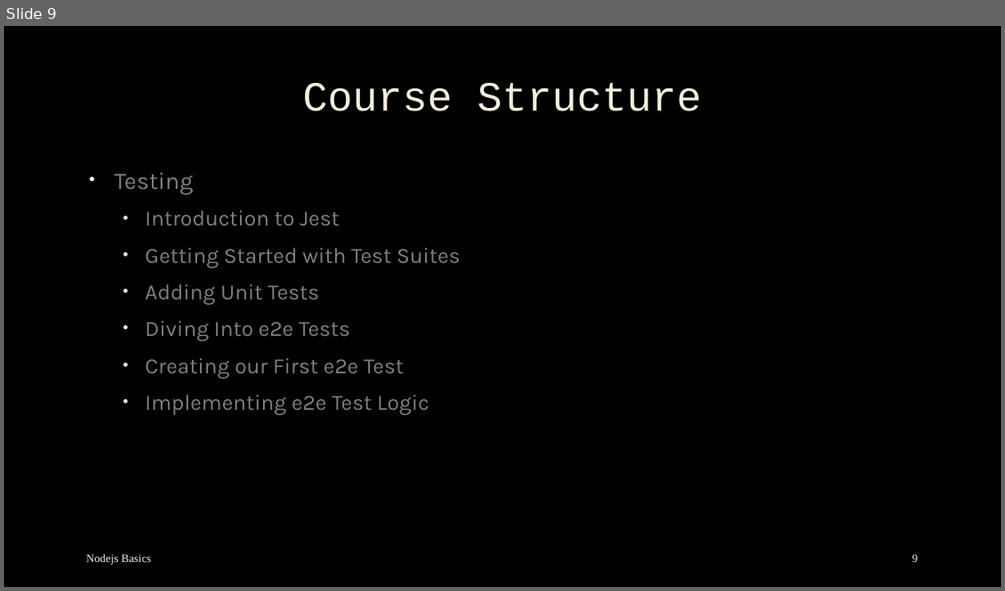
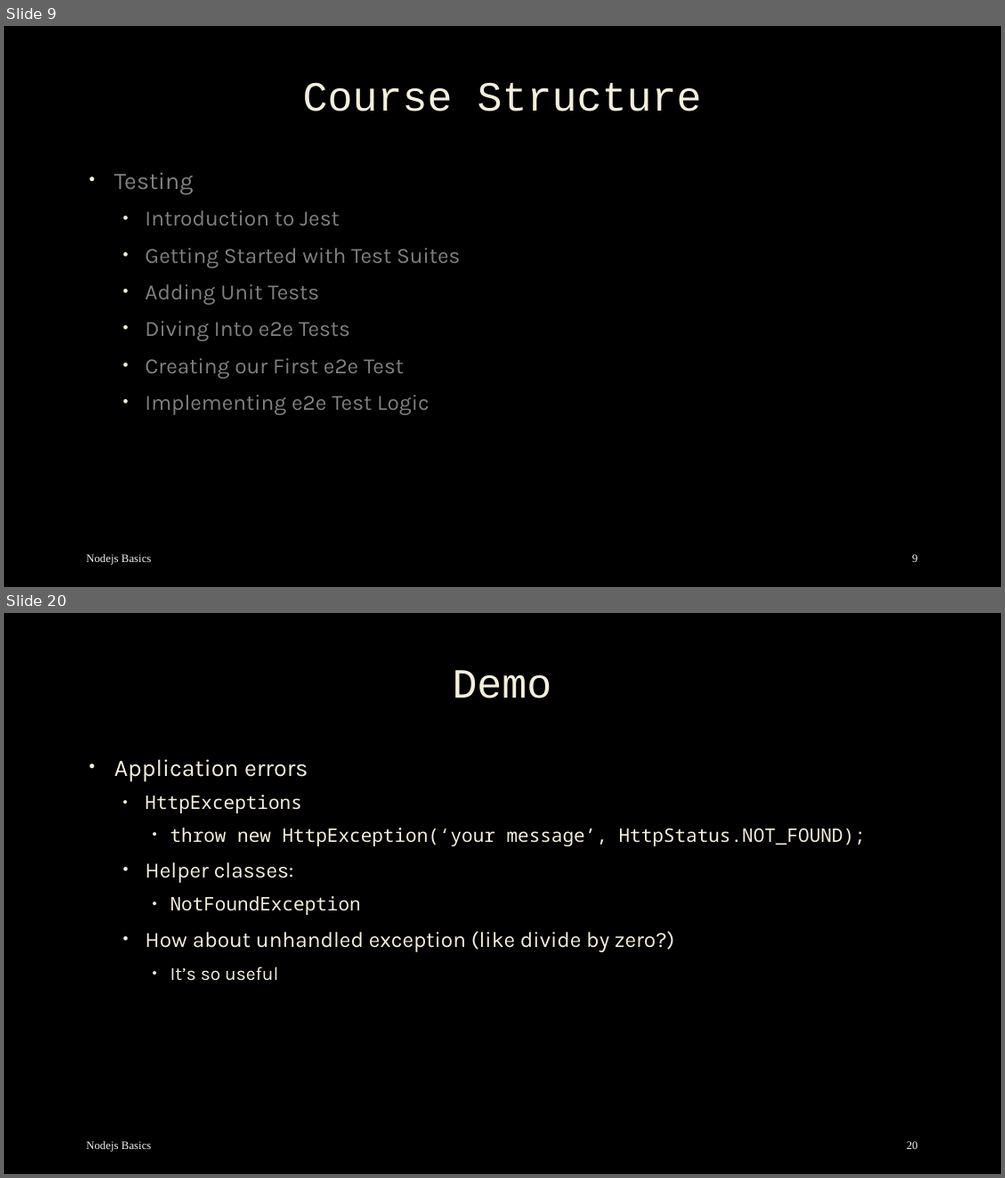
Before and after one commit to mostafa8026/nestjs-course, a slide deck: nestjs/nestjs-01.pptx. Shown one above the other, each under a label of ours: slide 9 before the commit, slides 9 and 20 after it; the slides between them are not shown. The pictures are 1005x591 and 1005x1178 pixels, drawn with LibreOffice and Linux fonts; fonts in the diff are those of the drawing; background and template pictures are left out. Boxes give left, top, right and bottom in pixels: in the first picture for what was removed or moved away, otherwise in the second. Text is boxed around its words. In the diff, an @@ line names an element or a change of style, - is before the commit and + after.

```diff
--- a/nestjs/nestjs-01.pptx
+++ b/nestjs/nestjs-01.pptx
@@ slide 20 added at (x1=4, y1=613, x2=1001, y2=1174), background picture (left out) @@
@@ title added at (x1=453, y1=670, x2=552, y2=698), 40 pt, text #F4EEDC @@
+Demo
@@ text added at (x1=114, y1=759, x2=866, y2=981), 18 pt, text #F4EEDC @@
+• Application errors
+  • HttpExceptions
+    • throw new HttpException(‘your message’, HttpStatus.NOT_FOUND);
+  • Helper classes:
+    • NotFoundException
+  • How about unhandled exception (like divide by zero?)
+    • It’s so useful
@@ text added at (x1=86, y1=1141, x2=152, y2=1151), 11 pt, text #F2F2F2 @@
+Nodejs Basics
@@ page number added at (x1=906, y1=1141, x2=918, y2=1149), 11 pt, text #F2F2F2 @@
+20
```
Also in this commit, not shown: 2 slides changed, 17 other slides added, 16 other files.
